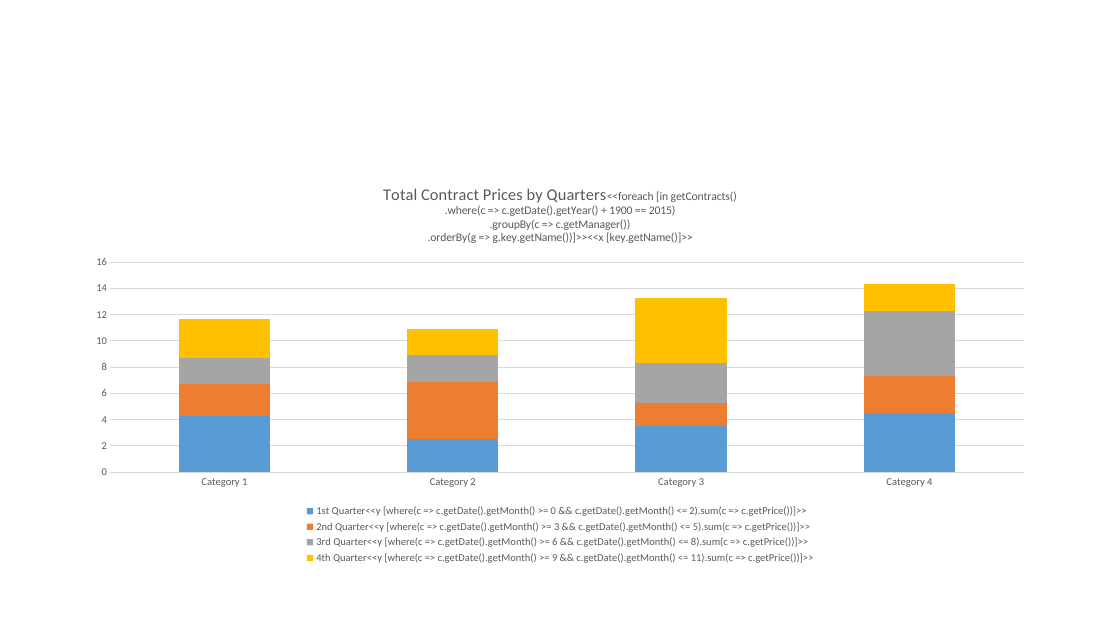
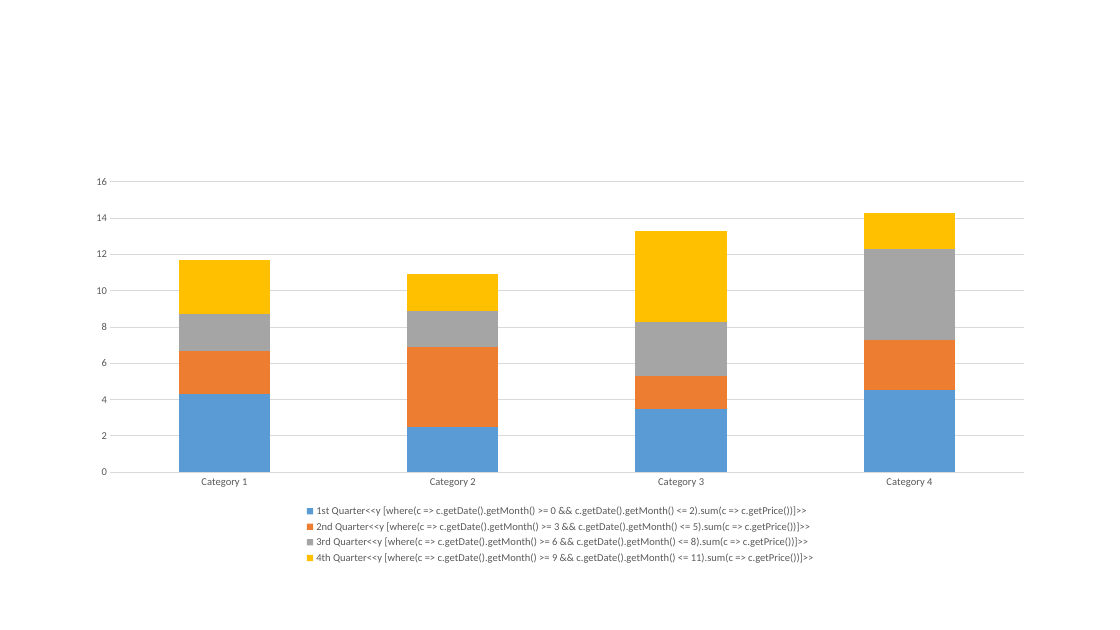
Before and after one commit to groupdocs-assembly/GroupDocs.Assembly-for-Java, a slide deck: slide 1 of Examples/GroupDocs.Assembly.Examples.Java/Data/Storage/Presentation Templates/Chart with Filtering, Grouping, and Ordering.pptx. Drawn at 1120x630 pixels with LibreOffice and Linux fonts; fonts in the diff are those of the drawing. Boxes give left, top, right and bottom in pixels: in the first picture for what was removed or moved away, otherwise in the second. Text is boxed around its words. In the diff, an @@ line names an element or a change of style, - is before the commit and + after.

```diff
--- a/Examples/GroupDocs.Assembly.Examples.Java/Data/Storage/Presentation Templates/Chart with Filtering, Grouping, and Ordering.pptx
+++ b/Examples/GroupDocs.Assembly.Examples.Java/Data/Storage/Presentation Templates/Chart with Filtering, Grouping, and Ordering.pptx
@@ column stacked chart at box(77, 168, 1044, 568) @@
@@ title "Total Contract Prices by Quarters<<foreach [in getContracts() .where(c => c.getDate().getYear() + 1900 == 2015) .groupBy(c => c.getManager()) .orderBy(g => g.key.getName())]>><<x [key.getName()]>> " removed @@
```
Also in this commit, not shown: 11 other files.
